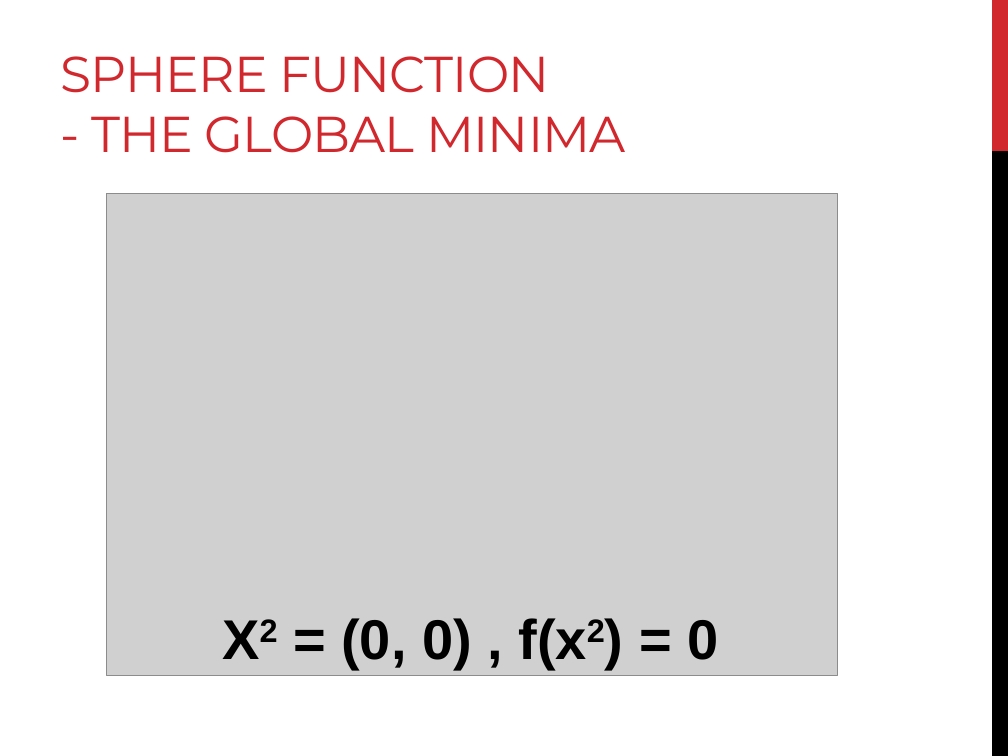
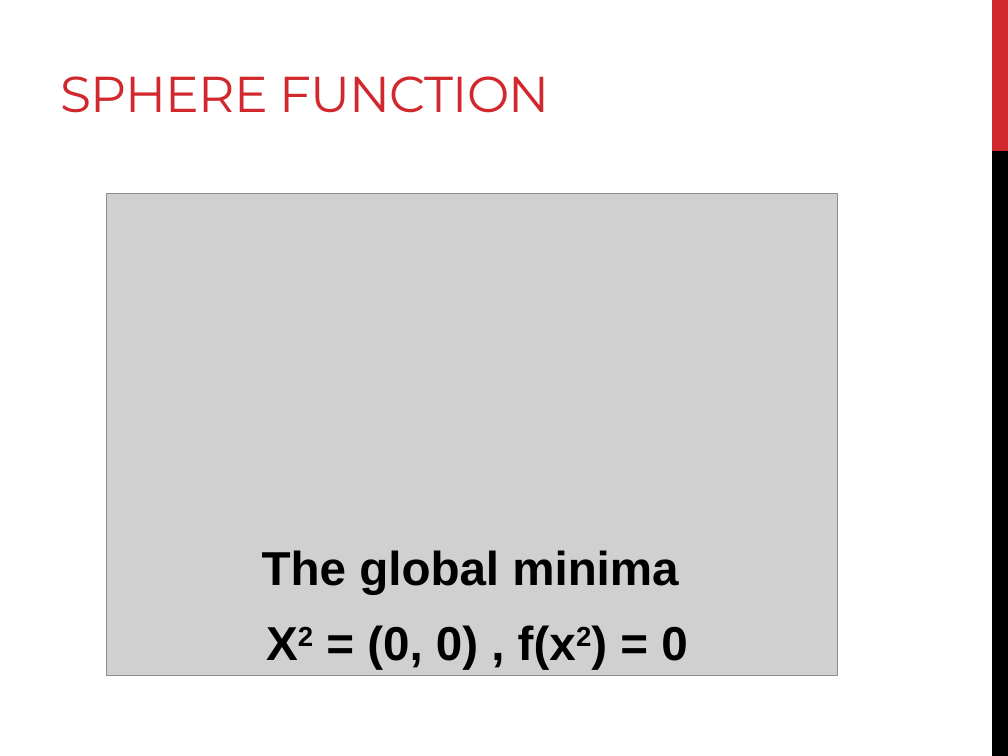
Before and after one commit to MonicaTu/soft-computing, a slide deck: slide 2 of hw1/soft_computing_hw1.pptx (slide 10 before the commit). Drawn at 1008x756 pixels with LibreOffice and Linux fonts; fonts in the diff are those of the drawing; grey boxes stand for pictures. Boxes give left, top, right and bottom in pixels: in the first picture for what was removed or moved away, otherwise in the second. Text is boxed around its words. In the diff, an @@ line names an element or a change of style, - is before the commit and + after.

```diff
--- a/hw1/soft_computing_hw1.pptx
+++ b/hw1/soft_computing_hw1.pptx
@@ title "SPHERE FUNCTION" at (60,76,549,113): vertical alignment bottom to middle @@
@@ title at (60,76,549,113): text changed @@
-SPHERE FUNCTION
-- THE GLOBAL MINIMA
+SPHERE FUNCTION
@@ text at (262,550,678,595): paragraph added @@
+The global minima
@@ text at (367,625,687,670): size 40 to 34 pt in "X2 = (0, 0) , f(x2) = ..."; less space between paragraphs @@
```
Also in this commit, not shown: 1 other slide changed, 2 slides added, 1 other file.
